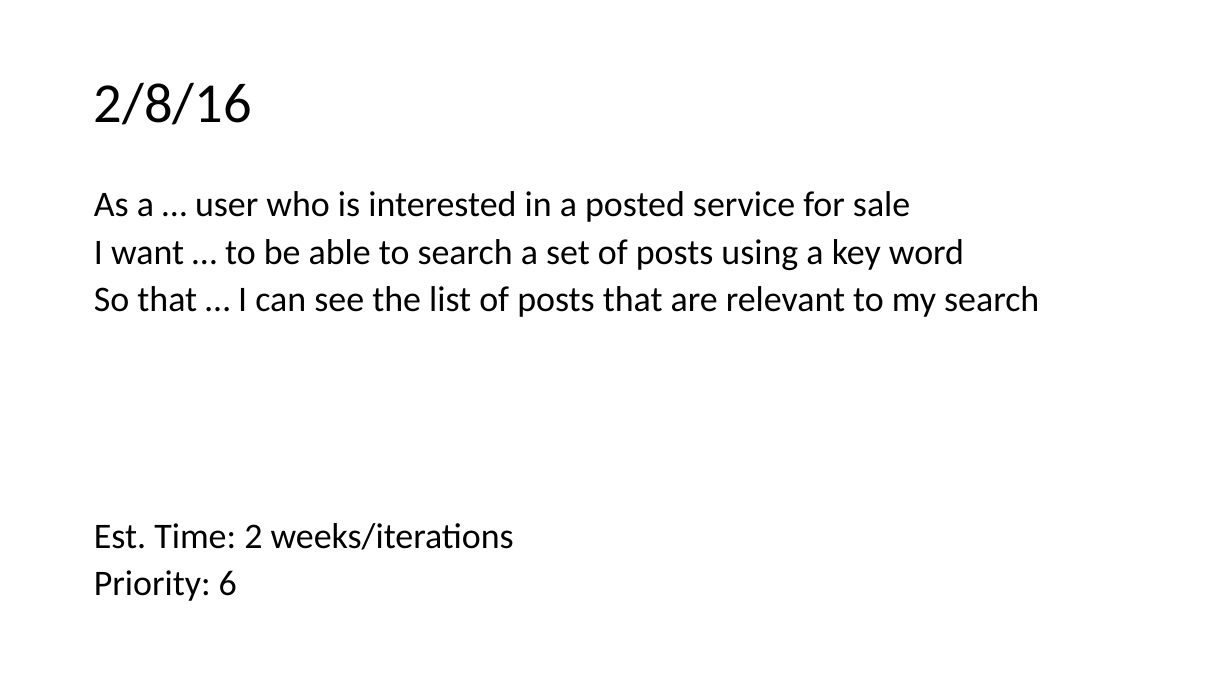
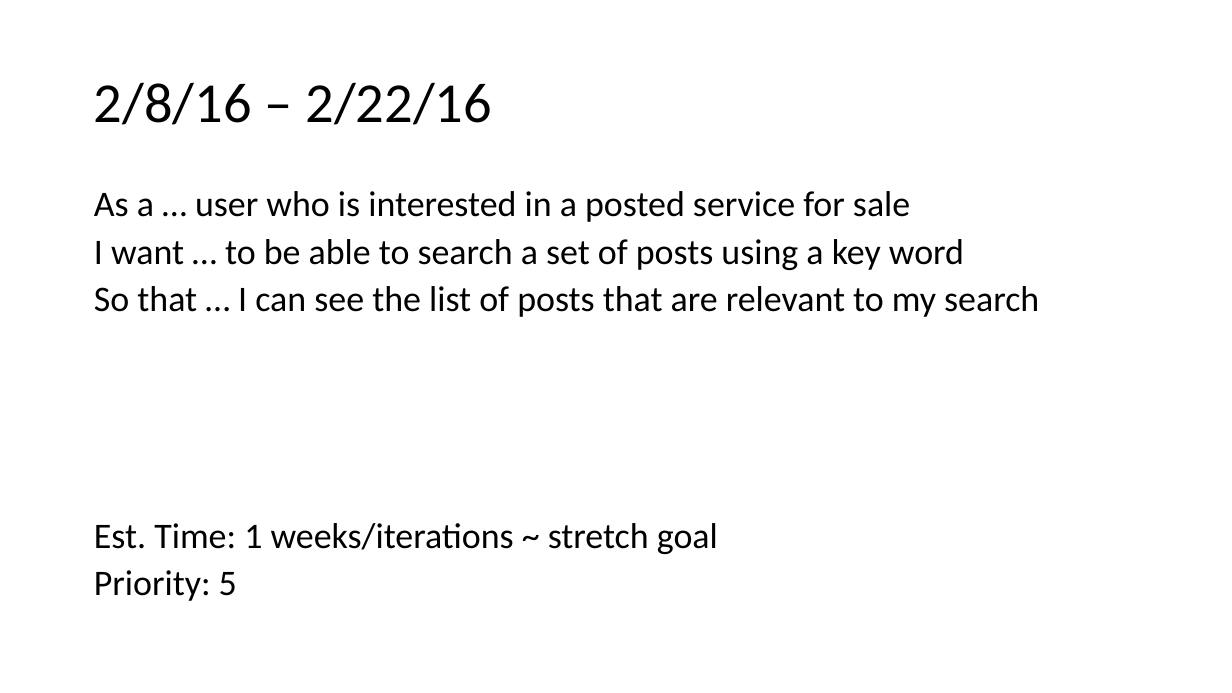
Before and after one commit to ucsdCSE110wi16/CSE110M240T11, a slide deck: slide 9 of UserStoriesV2.pptx (slide 7 before the commit). Drawn at 1232x693 pixels with LibreOffice and Linux fonts; fonts in the diff are those of the drawing. Boxes give left, top, right and bottom in pixels: in the first picture for what was removed or moved away, otherwise in the second. Text is boxed around its words. In the diff, an @@ line names an element or a change of style, - is before the commit and + after.

```diff
--- a/UserStoriesV2.pptx
+++ b/UserStoriesV2.pptx
@@ title at box(94, 82, 491, 125): text changed @@
-2/8/16
+2/8/16 – 2/22/16
@@ text at box(94, 523, 718, 601): text changed @@
-Est. Time: 2 weeks/iterations
-Priority: 6
+Est. Time: 1 weeks/iterations ~ stretch goal
+Priority: 5
```
Also in this commit, not shown: 11 other slides changed.
